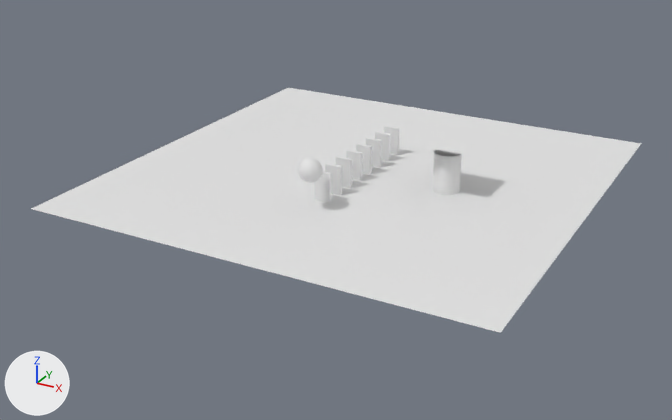
The Blender file tutorials/06_physics/06_physics.blend, before and after one commit.
The view is the same before and after, from a 50 mm lens placed at (12.32, -24.11, 10.61), pointed at (-0.37, -1.05, -0.92). Lighting does not change. The marker at lower left points along +X, +Y and +Z. The first picture is the older version.

In view in the first picture: 'Cloth_Collision_Pillar', 'Domino_01', 'Domino_02', 'Domino_03', 'Domino_04', 'Domino_05', 'Domino_06', 'Domino_07', 'Domino_08', 'Physics_Floor_Passive', 'Simulated_Cloth_Silk', 'Trigger_Ball'.
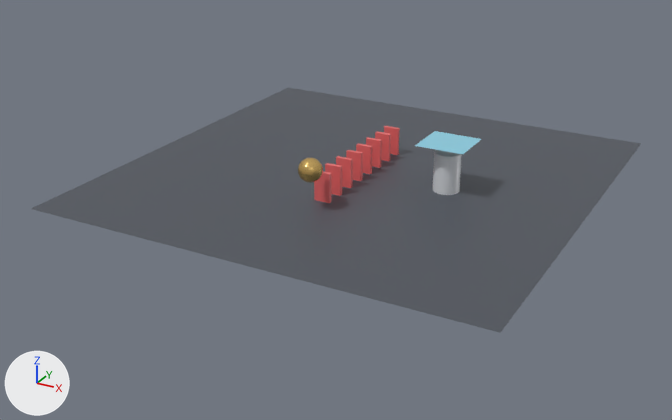
What the commit changed:
Material 'M_Simulated_Cloth' (mat_m_simulated_cloth) is new.
Its base color is (0.1, 0.6, 0.8) (cyan #59cbe7).
Its roughness is 0.4.
Its sheen weight is 1.0.
Material 'M_Trigger_Ball' (mat_m_trigger_ball) is new.
Its base color is (0.9, 0.6, 0.2) (beige #f3cb7c).
Its metallic is 1.0.
Its roughness is 0.2.
Material 'M_Domino_Active' (mat_m_domino_active) is new.
Its base color is (0.85, 0.15, 0.15) (red #ed6c6c).
Its roughness is 0.25.
Material 'M_Physics_Floor' (mat_m_physics_floor) is new.
Its base color is (0.08, 0.09, 0.11) (dark grey #50555d).
me_plane has 4 vertices, 1 face and spans x -7.0..7.0, y -7.0..7.0, z 0.0.
me_plane gains material mat_m_physics_floor (dark grey #50555d).
me_cube has 8 vertices, 6 faces and spans x -0.25..0.25, y -2.56..-2.44, z 0.0..0.9.
me_cube gains material mat_m_domino_active (red #ed6c6c).
me_cube_001 has 8 vertices, 6 faces and spans x -0.25..0.25, y -1.91..-1.79, z 0.0..0.9.
me_cube_001 gains material mat_m_domino_active (red #ed6c6c).
me_cube_002 has 8 vertices, 6 faces and spans x -0.25..0.25, y -1.26..-1.14, z 0.0..0.9.
me_cube_002 gains material mat_m_domino_active (red #ed6c6c).
me_cube_003 has 8 vertices, 6 faces and spans x -0.25..0.25, y -0.61..-0.49, z 0.0..0.9.
me_cube_003 gains material mat_m_domino_active (red #ed6c6c).
me_cube_004 has 8 vertices, 6 faces and spans x -0.25..0.25, y 0.04..0.16, z 0.0..0.9.
me_cube_004 gains material mat_m_domino_active (red #ed6c6c).
me_cube_005 has 8 vertices, 6 faces and spans x -0.25..0.25, y 0.69..0.81, z 0.0..0.9.
me_cube_005 gains material mat_m_domino_active (red #ed6c6c).
me_cube_006 has 8 vertices, 6 faces and spans x -0.25..0.25, y 1.34..1.46, z 0.0..0.9.
me_cube_006 gains material mat_m_domino_active (red #ed6c6c).
me_cube_007 has 8 vertices, 6 faces and spans x -0.25..0.25, y 1.99..2.11, z 0.0..0.9.
me_cube_007 gains material mat_m_domino_active (red #ed6c6c).
me_sphere has 482 vertices, 512 faces and spans x -0.35..0.35, y -0.35..0.35, z -0.35..0.35.
me_sphere is used by ob_trigger_ball; location (0.0, -3.2, 1.2).
me_sphere part 1: 512 faces spanning x -0.35..0.35, y -0.35..0.35, z -0.35..0.35 switch from no material to mat_m_trigger_ball (beige #f3cb7c).
me_grid has 625 vertices, 576 faces and spans x -0.75..0.75, y -0.75..0.75, z 0.0.
me_grid gains material mat_m_simulated_cloth (cyan #59cbe7).

Boxes (x1, y1, x2, y2) around the edits, measured in the pictures (672 x 420 px):
'Physics_Floor_Passive', recoloured (white to dark grey)
    both: (31, 88, 641, 333)
'Simulated_Cloth_Silk', recoloured (white to cyan)
    both: (415, 131, 481, 154)
'Domino_01', recoloured (white to red)
    both: (314, 171, 331, 203)
'Domino_02', recoloured (white to red)
    both: (325, 163, 342, 196)
'Domino_03', recoloured (white to red)
    both: (336, 156, 353, 188)
'Domino_04', recoloured (white to red)
    both: (346, 150, 363, 181)
'Domino_06', recoloured (white to red)
    both: (366, 137, 382, 168)
'Domino_05', recoloured (white to red)
    both: (356, 143, 372, 174)
'Domino_07', recoloured (white to red)
    both: (375, 131, 391, 161)
'Domino_08', recoloured (white to red)
    both: (384, 126, 400, 155)
part 1 of me_sphere, recoloured (white to beige)
    both: (298, 157, 323, 183)
